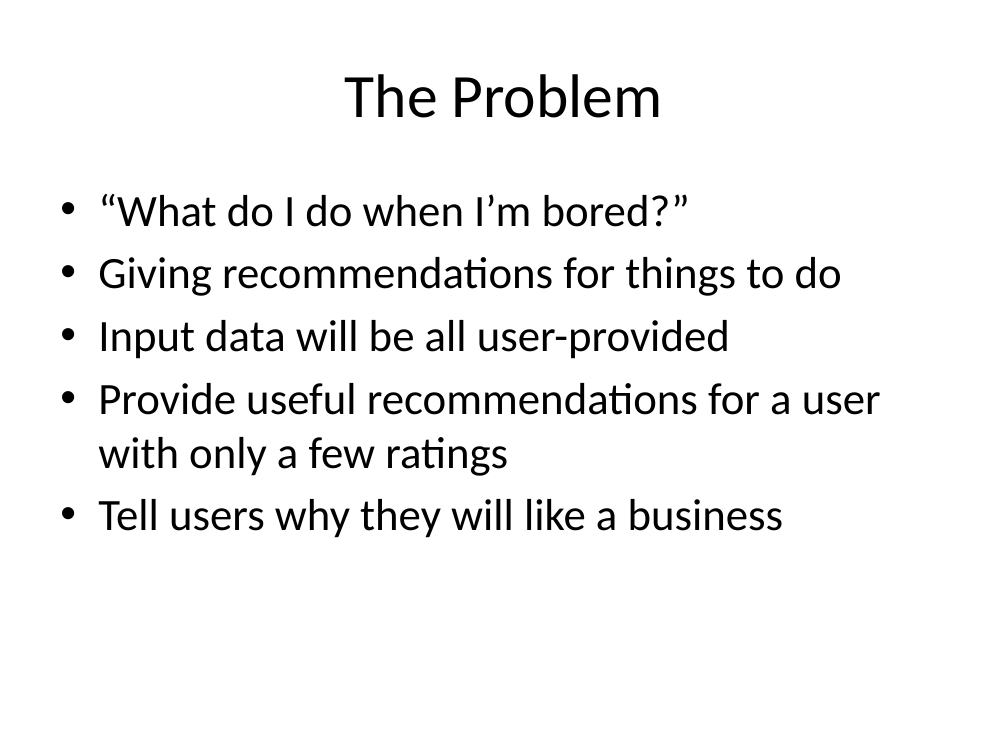
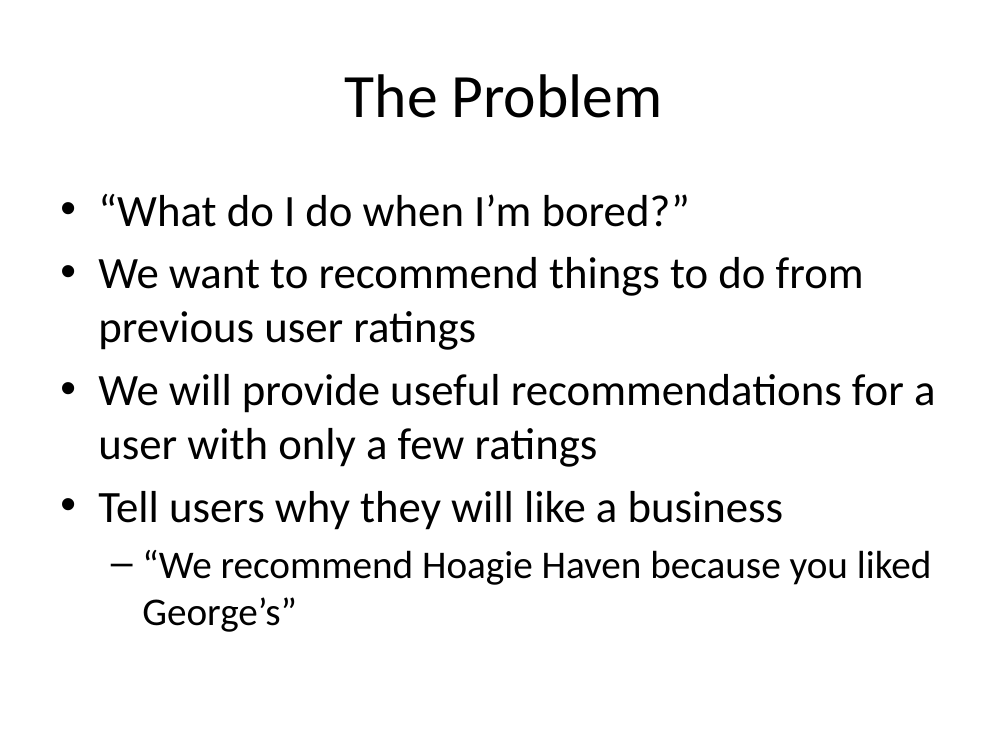
Before and after one commit to zouf/AllSortz, a slide deck: slide 1 of docs/slides.pptx. Drawn at 1008x756 pixels with LibreOffice and Linux fonts; fonts in the diff are those of the drawing. Boxes give left, top, right and bottom in pixels: in the first picture for what was removed or moved away, otherwise in the second. Text is boxed around its words. In the diff, an @@ line names an element or a change of style, - is before the commit and + after.

```diff
--- a/docs/slides.pptx
+++ b/docs/slides.pptx
@@ text at bbox=[98, 257, 935, 467]: text changed @@
-• Giving recommendations for things to do
-• Input data will be all user-provided
-• Provide useful recommendations for a user with only a few ratings
+• We want to recommend things to do from previous user ratings
+• We will provide useful recommendations for a user with only a few ratings
@@ text at bbox=[142, 550, 932, 632]: paragraph added @@
+  – “We recommend Hoagie Haven because you liked George’s”
```
Also in this commit, not shown: 4 other slides changed, 10 slides added.
